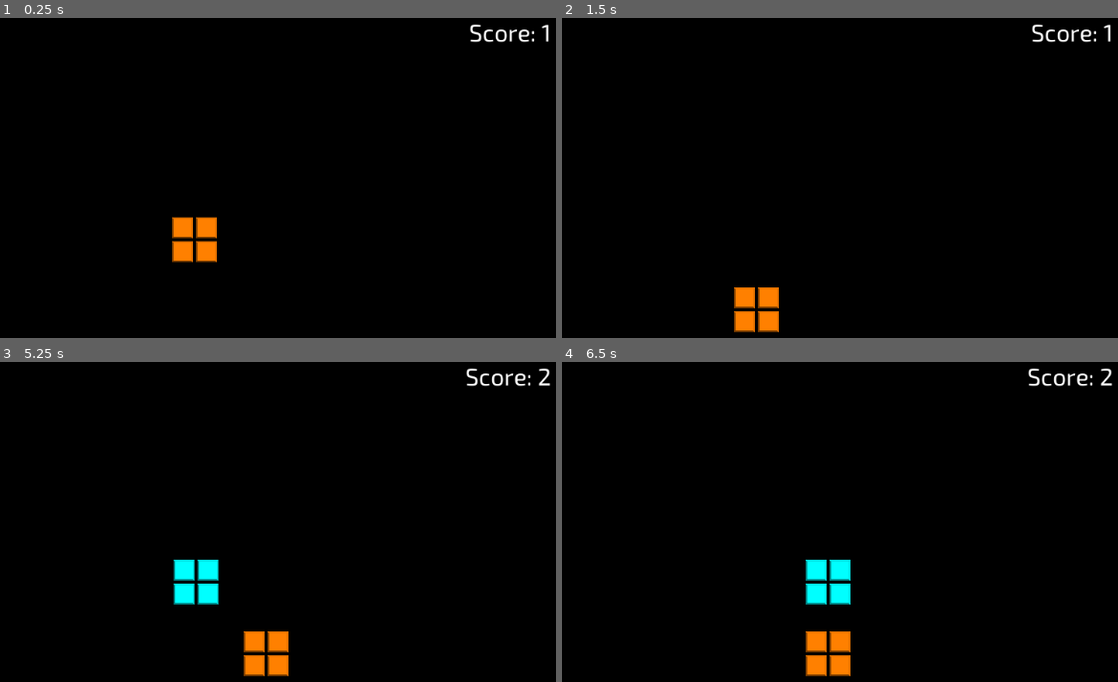
Above: before the commit, frames 1-4 (two rows, left to right).
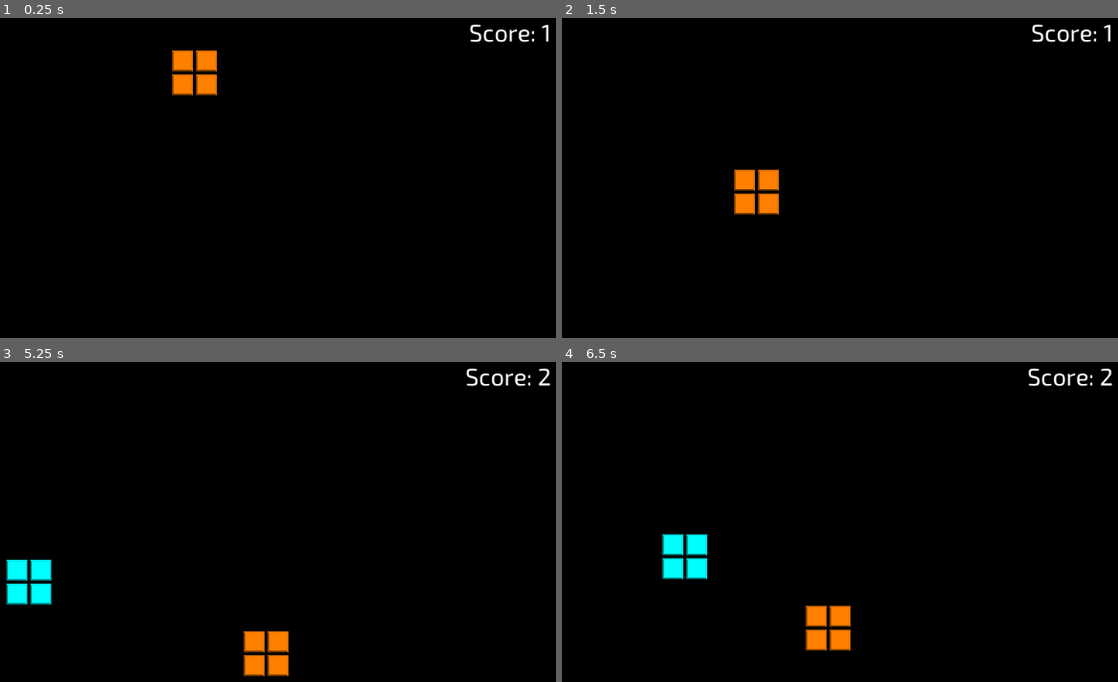
Above: after the commit, the same moments.

Repository: danielcannell/rotatris
Game: Godot game, scene res://Main.tscn
The game is run twice, just before and just after one commit, with the same random seed, the same clock (stepped at 60 frames per second) and the same inputs.
Inputs:
- Up to frame 1 (0.25 s): no input
- Up to frame 2 (1.5 s): no input
- Up to frame 3 (5.25 s): tap Enter at 4.25 s; tap Space at 5 s
- Up to frame 4 (6.5 s): no input

The runs differ from the first frame. In frame 1, 2.0% of the frame differs, in the area x 30-40%, y 10-77%; in frame 2, 2.0%; in frame 3, 2.1%; in frame 4, 3.2%, in the area x 18-52%, y 53-99%.

Commit message:
Spawn outside grid

Diff:
--- a/Block.gd
+++ b/Block.gd
@@ -114,7 +114,7 @@
             return false
         if step[1] > 0 and c[1] >= Globals.GRID_HALF_WIDTH:
             return false
-        if step[1] < 0 and c[1] <= Globals.GRID_HALF_WIDTH:
+        if step[1] < 0 and c[1] <= -Globals.GRID_HALF_WIDTH:
             return false
 
     return true
--- a/Playfield.gd
+++ b/Playfield.gd
@@ -71,6 +71,7 @@
 func spawn_random_block():
     var block: Node2D = Block.new()
     block.random()
+    block.coord = [-(Globals.GRID_HALF_WIDTH + 2) * gravity[0], -(Globals.GRID_HALF_WIDTH + 2) * gravity[1]]
     add_child(block)
     self.blocks.append(block)
     self.emit_signal("score_changed", self.blocks.size())
